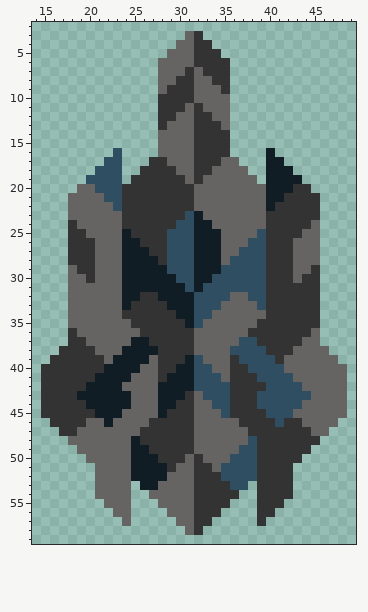
File history of a pixel-art sprite, sprites/blocks/turrets/transist-preview.png. This is how it looked before the edit.
The file is 64x64 pixels. Shown: x 14..49, y 2..59.
The result:
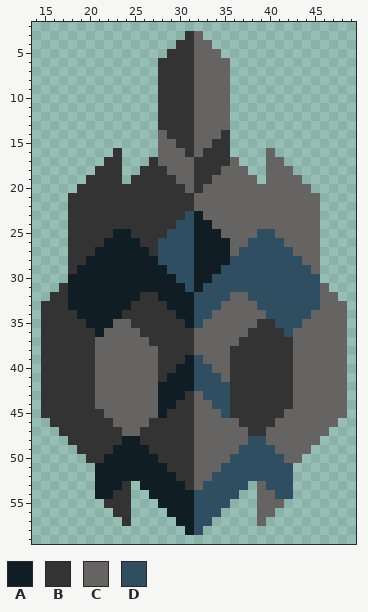
Palette (. is transparent): A #111d24  B #333333  C #666363  D #2f4e62
Changes in this commit:
@@ x 14..49 @@
  2 ....................................
- 3 .................CB.................
- 4 ................CCBB................
- 5 ...............CCCBBB...............
- 6 ..............CCCCBBBB..............
- 7 ..............CCCBCBBB..............
- 8 ..............CCBBCCBB..............
- 9 ..............CBBBCCCB..............
+ 3 .................BC.................
+ 4 ................BBCC................
+ 5 ...............BBBCCC...............
+ 6 ..............BBBBCCCC..............
+ 7 ..............BBBBCCCC..............
+ 8 ..............BBBBCCCC..............
+ 9 ..............BBBBCCCC..............
 10 ..............BBBBCCCC..............
-11 ..............BBBCBCCC..............
-12 ..............BBCCBBCC..............
-13 ..............BCCCBBBC..............
-14 ..............CCCCBBBB..............
-15 ..............CCCCBBBB..............
-16 .........D....CCCCBBBB....A.........
-17 ........DD...BBCCCBBBCC...AA........
-18 .......DDD..BBBBCCBBCCCC..AAA.......
-19 ......DDDD.BBBBBBCBCCCCCC.AAAA......
-20 .....CCDDDBBBBBBBBCCCCCCCCAAABB.....
-21 ....CCCCDDBBBBBBBBCCCCCCCCAABBBB....
-22 ....CCCCCDBBBBBBBBCCCCCCCCABBBBB....
-23 ....CCCCCCBBBBBBBDACCCCCCCBBBBBB....
-24 ....BCCCCCBBBBBBDDAACCCCCCBBBBBC....
-25 ....BBCCCCABBBBDDDAAACCCCDBBBBCC....
-26 ....BBBCCCAABBBDDDAAACCCDDBBBCCC....
-27 ....BBBCCCAAABBDDDAAACCDDDBBBCCC....
-28 ....BBBCCCAAAABDDDAAACDDDDBBBCCC....
-29 ....CBBCCCAAAAADDDAAADDDDDBBBCCB....
-30 ....CCBCCCAAAAAADDAADDDDDDBBBCBB....
-31 ....CCCCCCAAAAAAADADDDDDDDBBBBBB....
-32 ....CCCCCCAABBAAAADDDDCCDDBBBBBB....
-33 ....CCCCCCABBBBAAADDDCCCCDBBBBBB....
-34 ....CCCCCCBBBBBBAADDCCCCCCBBBBBB....
-35 ....CCCCCCCBBBBBBADCCCCCCBBBBBBB....
-36 ....BCCCCCCCBBBBBBCCCCCCBBBBBBBC....
-37 ....BBCCCCCAABBBBBCCCCCDDBBBBBCC....
-38 ...BBBBCCCAAAABBBBCCCCDDDDBBBCCCC...
-39 ..BBBBBBCAAAACBBBADCCCBDDDDBCCCCCC..
-40 .BBBBBBBAAAACCBBAADDCCBBDDDDCCCCCCC.
-41 .BBBBBBAAAACCCBAAADDDCBBBDDDDCCCCCC.
-42 .BBBBBAAAACCCCAAAADDDDBBBBDDDDCCCCC.
-43 .BBBBAAAAAACCCAAABCDDDBBBDDDDDDCCCC.
-44 .BBBBBAAAAACCCAABBCCDDBBBDDDDDCCCCC.
-45 .BBBBBBAAACCCCABBBCCCDBBBBDDDCCCCCC.
-46 ..BBBBCCACCCCBBBBBCCCCCBBBBDBBCCCC..
-47 ...BBCCCCCCCBBBBBBCCCCCCBBBBBBBCC...
-48 ....CCCCCCCABBBBBBCCCCCCDBBBBBBB....
-49 .....CCCCCCAABBBBBCCCCCDDBBBBBB.....
-50 ......CCCCCAAABBBCBCCCDDDBBBBB......
-51 .......CCCCAAAABCCBBCDDDDBBBB.......
-52 .......CCCCAAAACCCBBBDDDDBBBB.......
-53 .......CCCC.AACCCCBBBBDD.BBBB.......
-54 .......CCCC..CCCCCBBBBB..BBBB.......
-55 ........CCC...CCCCBBBB...BBB........
-56 .........CC....CCCBBB....BB.........
-57 ..........C.....CCBB.....B..........
-58 .................CB.................
+11 ..............BBBBCCCC..............
+12 ..............BBBBCCCC..............
+13 ..............BBBBCCCC..............
+14 ..............CBBBCCCB..............
+15 ..............CCBBCCBB..............
+16 .........B....CCCBCBBB....C.........
+17 ........BB...BCCCCBBBBC...CC........
+18 .......BBB..BBBCCCBBBCCC..CCC.......
+19 ......BBBB.BBBBBCCBBCCCCC.CCCC......
+20 .....BBBBBBBBBBBBCBCCCCCCCCCCCC.....
+21 ....BBBBBBBBBBBBBBCCCCCCCCCCCCCC....
+22 ....BBBBBBBBBBBBBBCCCCCCCCCCCCCC....
+23 ....BBBBBBBBBBBBBDACCCCCCCCCCCCC....
+24 ....BBBBBBBBBBBBDDAACCCCCCCCCCCC....
+25 ....BBBBBAABBBBDDDAAACCCCDDCCCCC....
+26 ....BBBBAAAABBDDDDAAAACCDDDDCCCC....
+27 ....BBBAAAAAABDDDDAAAACDDDDDDCCC....
+28 ....BBAAAAAAAADDDDAAAADDDDDDDDCC....
+29 ....BAAAAAAAAAADDDAAADDDDDDDDDDC....
+30 ....AAAAAAAAAAAADDAADDDDDDDDDDDD....
+31 ...BAAAAAAAAAAAAADADDDDDDDDDDDDDC...
+32 ..BBAAAAAAAABBAAAADDDDCCDDDDDDDDCC..
+33 .BBBAAAAAAABBBBAAADDDCCCCDDDDDDDCCC.
+34 .BBBBAAAAABBBBBBAADDCCCCCCDDDDDCCCC.
+35 .BBBBBAAACCBBBBBBADCCCCCCBBDDDCCCCC.
+36 .BBBBBBACCCCBBBBBBCCCCCCBBBBDCCCCCC.
+37 .BBBBBBCCCCCCBBBBBCCCCCBBBBBBCCCCCC.
+38 .BBBBBBCCCCCCCBBBBCCCCBBBBBBBCCCCCC.
+39 .BBBBBBCCCCCCCBBBADCCCBBBBBBBCCCCCC.
+40 .BBBBBBCCCCCCCBBAADDCCBBBBBBBCCCCCC.
+41 .BBBBBBCCCCCCCBAAADDDCBBBBBBBCCCCCC.
+42 .BBBBBBCCCCCCCAAAADDDDBBBBBBBCCCCCC.
+43 .BBBBBBCCCCCCCAAABCDDDBBBBBBBCCCCCC.
+44 .BBBBBBCCCCCCCAABBCCDDBBBBBBBCCCCCC.
+45 .BBBBBBBCCCCCCABBBCCCDBBBBBBCCCCCCC.
+46 ..BBBBBBBCCCCBBBBBCCCCCBBBBCCCCCCC..
+47 ...BBBBBBBCCBBBBBBCCCCCCBBCCCCCCC...
+48 ....BBBBBBAABBBBBBCCCCCCDDCCCCCC....
+49 .....BBBBAAAABBBBBCCCCCDDDDCCCC.....
+50 ......BBAAAAAABBBBCCCCDDDDDDCC......
+51 .......AAAAAAAABBBCCCDDDDDDDD.......
+52 .......AAAAAAAAABBCCDDDDDDDDD.......
+53 .......AAAB.AAAAABCDDDDD.CDDD.......
+54 .......AABB..AAAAADDDDD..CCDD.......
+55 ........BBB...AAAADDDD...CCC........
+56 .........BB....AAADDD....CC.........
+57 ..........B.....AADD.....C..........
+58 .................AD.................
 59 ....................................
Changed places in both pictures, as pixel boxes (x1, y1, x2, y2):
changed: (41, 31, 347, 535)
